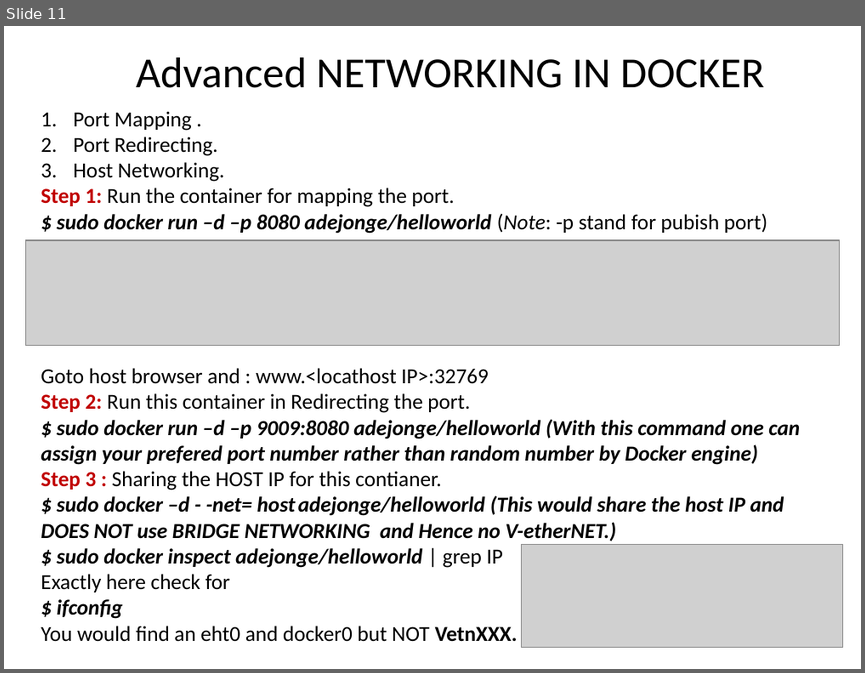
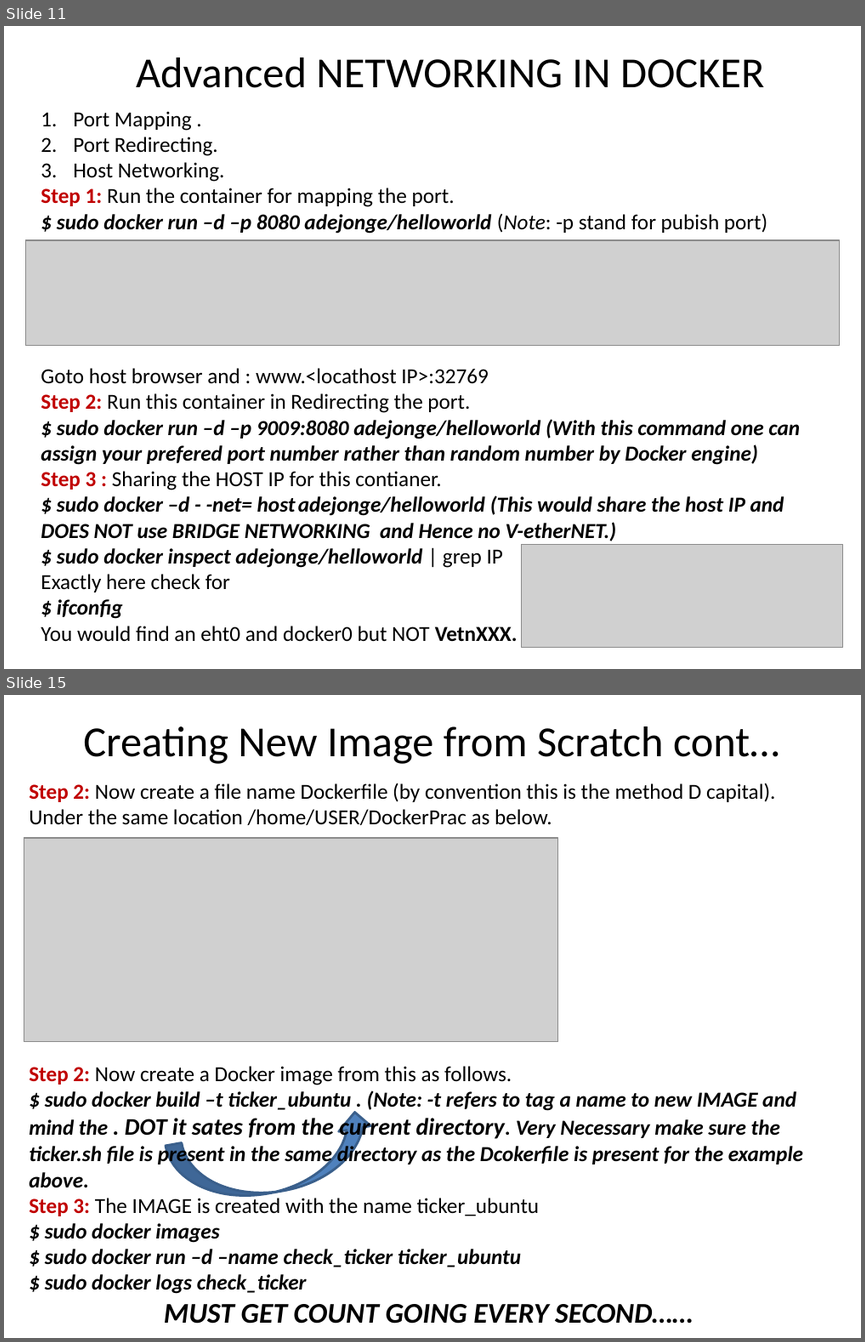
Before and after one commit to zameerpasha/DevopsTrainingRepo, a slide deck: Docker/Docker_Tutorial.pptx. Shown one above the other, each under a label of ours: slide 11 before the commit, slides 11 and 15 after it; the slides between them are not shown. The pictures are 865x673 and 865x1342 pixels, drawn with LibreOffice and Linux fonts; fonts in the diff are those of the drawing; grey boxes stand for pictures. Boxes give left, top, right and bottom in pixels: in the first picture for what was removed or moved away, otherwise in the second. Text is boxed around its words. In the diff, an @@ line names an element or a change of style, - is before the commit and + after.

Commit message:
completed the docker ppt.

```diff
--- a/Docker/Docker_Tutorial.pptx
+++ b/Docker/Docker_Tutorial.pptx
@@ slide 15 added at [4,695,861,1338], background #FFFFFF @@
@@ text added at [83,726,779,764], 36 pt, text #000000 @@
+Creating New Image from Scratch cont…
@@ text added at [29,783,803,1323], 18 pt, text #000000, bold, italic @@
+Step 2: Now create a file name Dockerfile (by convention this is the method D capital). Under the same location /home/USER/DockerPrac as below.
+Step 2: Now create a Docker image from this as follows.
+$ sudo docker build –t ticker_ubuntu . (Note: -t refers to tag a name to new IMAGE and mind the . DOT it sates from the current directory. Very Necessary make sure the ticker.sh file is present in the same directory as the Dcokerfile is present for the example above.
+Step 3: The IMAGE is created with the name ticker_ubuntu
+$ sudo docker images
+$ sudo docker run –d –name check_ticker ticker_ubuntu
+$ sudo docker logs check_ticker
+MUST GET COUNT GOING EVERY SECOND……
@@ picture added at [24,838,557,1042] @@
@@ curved up arrow added at [166,1109,381,1209], fill #4F81BD, outline #3A5F8C 2 pt @@
```
Also in this commit, not shown: 1 slide changed, 4 other slides added, 1 slide removed.
